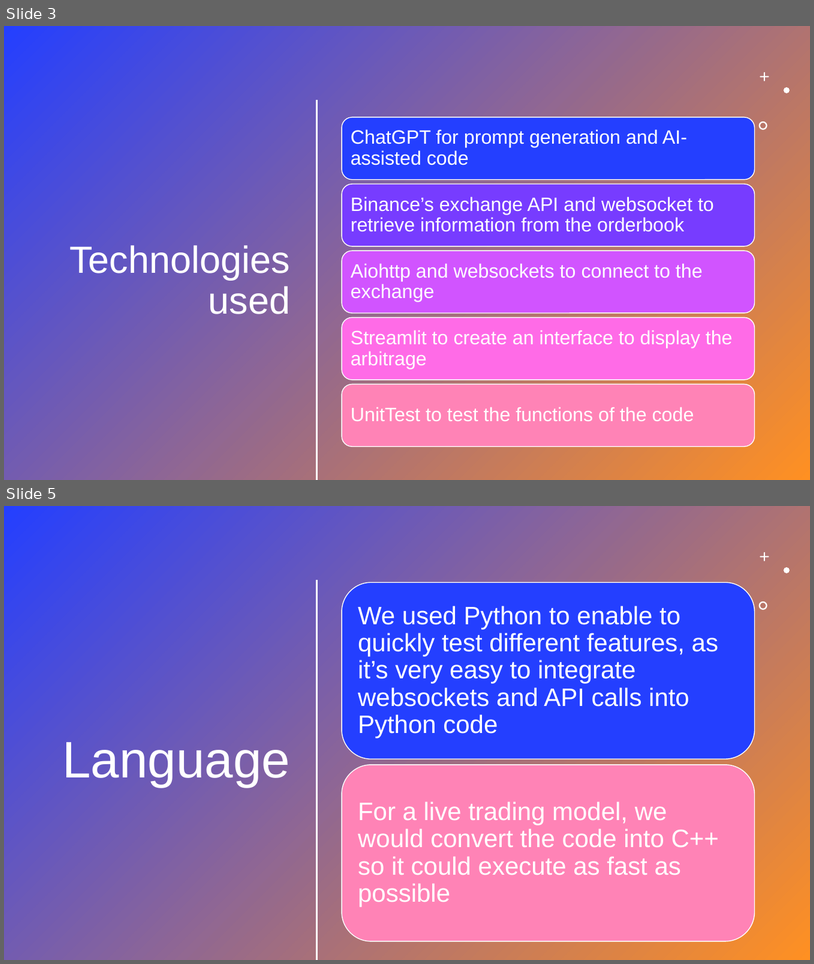
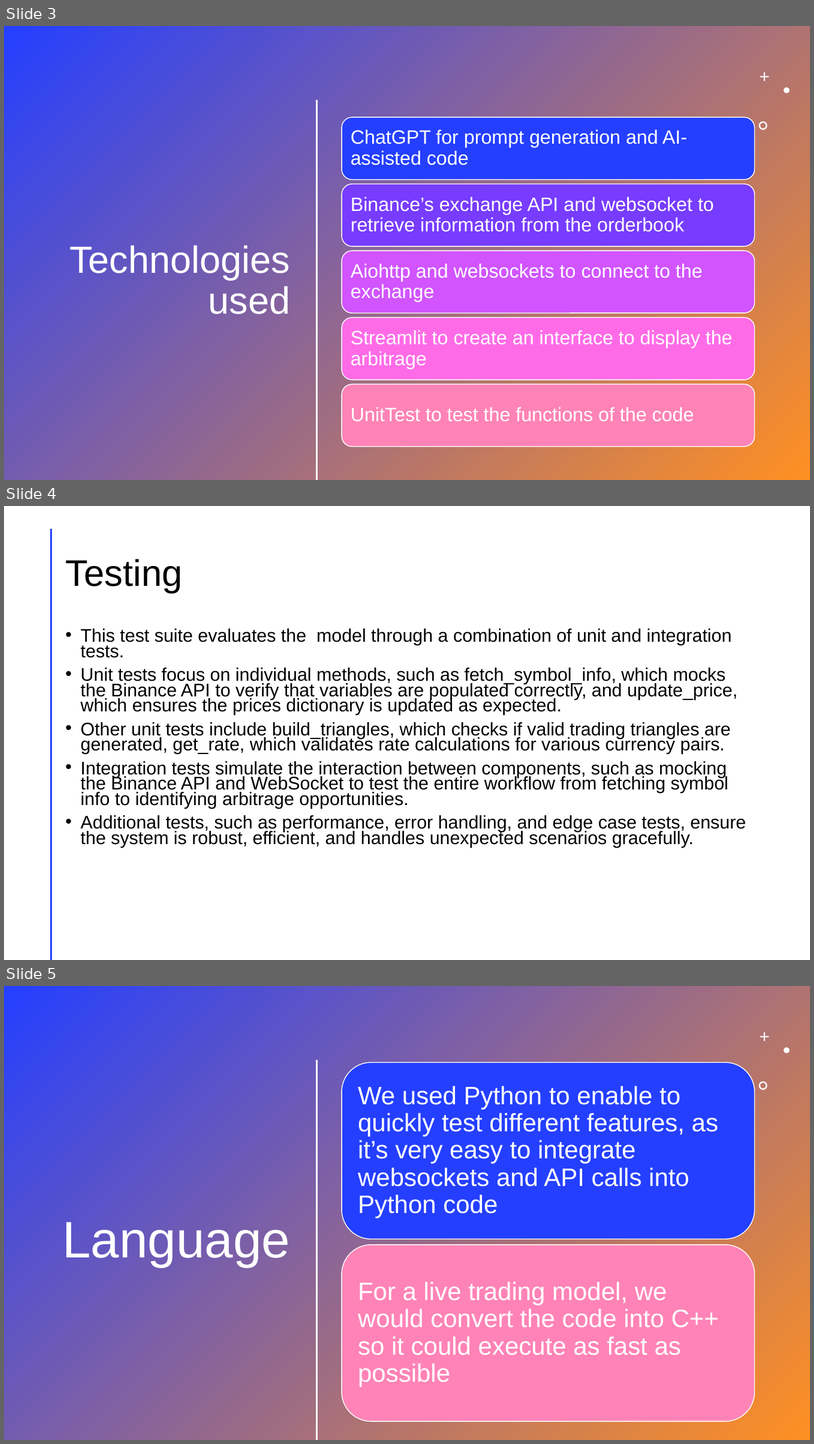
Before and after one commit to kameronmclean81/git-your-groove-on, a slide deck: Triangular Arbitrage.pptx. Shown one above the other, each under a label of ours: slides 3 and 5 before the commit, slides 3, 4 and 5 after it; the slides between them are not shown. The pictures are 814x964 and 814x1444 pixels, drawn with LibreOffice and Linux fonts; fonts in the diff are those of the drawing. Boxes give left, top, right and bottom in pixels: in the first picture for what was removed or moved away, otherwise in the second. Text is boxed around its words. In the diff, an @@ line names an element or a change of style, - is before the commit and + after.

Commit message:
TriArbitrageFinalPPt
This is the finalised unbroken powerpoint

```diff
--- a/Triangular Arbitrage.pptx
+++ b/Triangular Arbitrage.pptx
@@ slide 4 added at box(4, 506, 810, 960), background #FFFFFF; not listed: 1 template element that a slide beside it also shows @@
@@ title added at box(65, 559, 182, 593), 44 pt, text #000000 @@
+Testing
@@ text added at box(81, 628, 746, 847), 21.7 pt, text #000000 @@
+• This test suite evaluates the model through a combination of unit and integration tests.
+• Unit tests focus on individual methods, such as fetch_symbol_info, which mocks the Binance API to verify that variables are populated correctly, and update_price, which ensures the prices dictionary is updated as expected.
+• Other unit tests include build_triangles, which checks if valid trading triangles are generated, get_rate, which validates rate calculations for various currency pairs.
+• Integration tests simulate the interaction between components, such as mocking the Binance API and WebSocket to test the entire workflow from fetching symbol info to identifying arbitrage opportunities.
+• Additional tests, such as performance, error handling, and edge case tests, ensure the system is robust, efficient, and handles unexpected scenarios gracefully.
```
Also in this commit, not shown: 1 slide removed.
